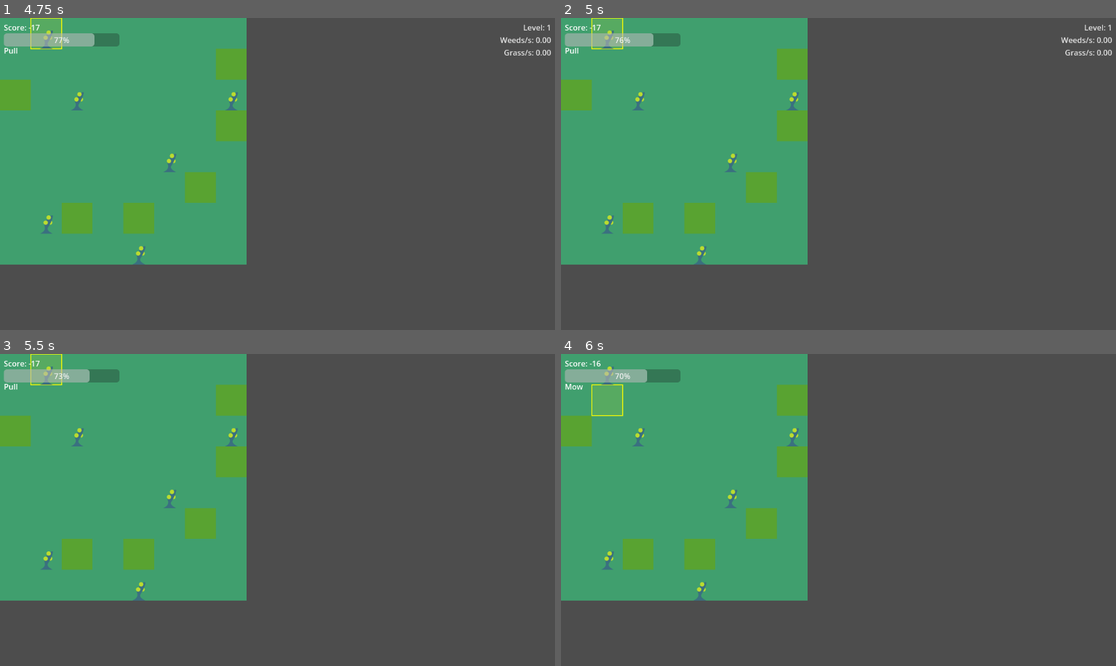
Above: before the commit, frames 1-4 (two rows, left to right).
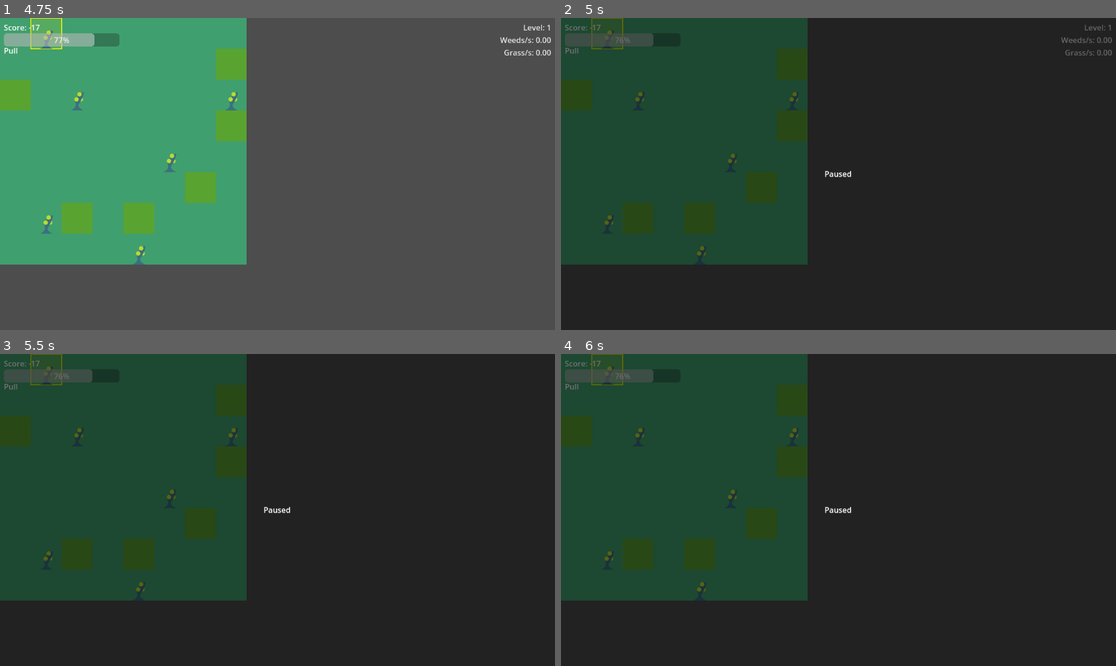
Above: after the commit, the same moments.

Repository: mcelroyian/lawndemonium
Game: Godot game, scene res://scenes/StartScreen.tscn
The game is run twice, just before and just after one commit, with the same random seed, the same clock (stepped at 60 frames per second) and the same inputs.
Inputs:
- Up to frame 1 (4.75 s): click "Start" at 0.5 s; tap Enter at 1.25, 2.75 s; hold D (move_right) 1.28-2.03 s; hold Space (action) 1.28-2.03 s; hold S (move_down) 2.03-2.78 s; tap Tab (toggle_action) at 2.1 s; hold D (move_right) 2.78-3.53 s; tap Ctrl at 2.85 s; tap Space (action) at 3.5, 3.6 s; hold W (move_up) 3.53-4.28 s; hold A (move_left) from 4.28 s (still down); hold Tab (toggle_action) from 4.28 s (still down)
- Up to frame 2 (5 s): keep holding A (move_left); keep holding Tab (toggle_action); tap Escape at 4.9 s
- Up to frame 3 (5.5 s): keep holding A (move_left); release Tab (toggle_action) at 5.03 s; tap Ctrl at 5.1 s
- Up to frame 4 (6 s): tap Enter at 5.75 s; release A (move_left) at 5.78 s; hold S (move_down) from 5.78 s (still down); hold Space (action) from 5.78 s (still down)

Frame 1 is identical in both runs. In frame 2, 100% of the frame differs, in the area x 0-100%, y 0-100%; in frame 3, 100%; in frame 4, 100%.

Commit message:
Add pause functionality with overlay and input handling

Diff:
--- a/scenes/Main.tscn
+++ b/scenes/Main.tscn
@@ -53,6 +53,31 @@
 offset_bottom = 8.0
 horizontal_alignment = 2
 
+[node name="PauseOverlay" type="ColorRect" parent="UI"]
+visible = false
+z_index = 100
+anchors_preset = 15
+anchor_right = 1.0
+anchor_bottom = 1.0
+grow_horizontal = 2
+grow_vertical = 2
+color = Color(0, 0, 0, 0.55)
+
+[node name="Center" type="CenterContainer" parent="UI/PauseOverlay"]
+layout_mode = 1
+anchors_preset = 15
+anchor_right = 1.0
+anchor_bottom = 1.0
+grow_horizontal = 2
+grow_vertical = 2
+
+[node name="PausedLabel" type="Label" parent="UI/PauseOverlay/Center"]
+layout_mode = 2
+size_flags_horizontal = 4
+text = "Paused"
+horizontal_alignment = 1
+vertical_alignment = 1
+
 [node name="SFX" type="AudioStreamPlayer" parent="."]
 
 [node name="TurnTimer" type="Timer" parent="."]
--- a/scripts/Main.gd
+++ b/scripts/Main.gd
@@ -9,6 +9,7 @@
 var time_remaining: float = 180.0
 var threshold: int = 5
 var game_over: bool = false
+var _paused: bool = false
 
 # Debug overlay state
 var debug_enabled: bool = false
@@ -18,6 +19,17 @@
 
 func _ready() -> void:
 	_ensure_input_map()
+	# Ensure this node still processes input while tree is paused (Godot 4)
+	process_mode = Node.PROCESS_MODE_ALWAYS
+	# Children should pause normally even if parent is ALWAYS
+	if board:
+		board.process_mode = Node.PROCESS_MODE_PAUSABLE
+	if player:
+		player.process_mode = Node.PROCESS_MODE_PAUSABLE
+	if turn_timer:
+		turn_timer.process_mode = Node.PROCESS_MODE_PAUSABLE
+	if ui:
+		ui.process_mode = Node.PROCESS_MODE_PAUSABLE
 	# Drive the timer by time, not actions
 	if turn_timer and not turn_timer.timeout.is_connected(_on_turn_timer_timeout):
 		turn_timer.timeout.connect(_on_turn_timer_timeout)
@@ -39,6 +51,7 @@
 
 func reset_game() -> void:
 	game_over = false
+	_set_paused(false)
 	time_remaining = total_time
 	# Configure and start the ticking timer
 	if turn_timer:
@@ -122,15 +135,20 @@
 
 func _input(event: InputEvent) -> void:
 	if event is InputEventKey and event.pressed and not event.echo:
+		# Pause/unpause with Escape
+		if event.keycode == KEY_ESCAPE:
+			_set_paused(not _paused)
+			return
 		# Toggle debug overlay with Ctrl
 		if event.keycode == KEY_CTRL:
 			debug_enabled = not debug_enabled
 			if ui.has_method("set_debug_visible"):
 				ui.set_debug_visible(debug_enabled)
+	# If paused, ignore other processing triggers here
 
 func _process(delta: float) -> void:
 	# Periodically refresh debug overlay
-	if not debug_enabled:
+	if _paused or not debug_enabled:
 		return
 	_debug_accum += delta
 	if _debug_accum >= 0.5:
@@ -187,6 +205,12 @@
 	var text := "Level: %s\nWeeds/s: %.2f\nGrass/s: %.2f" % [level_str, weeds_per_sec, grass_per_sec]
 	ui.set_debug_text(text)
 
+func _set_paused(v: bool) -> void:
+	_paused = v
+	get_tree().paused = v
+	if ui and ui.has_method("show_paused"):
+		ui.show_paused(v)
+
 # --- Input Map helpers ---
 
 func _ensure_input_map() -> void:
--- a/scripts/UI.gd
+++ b/scripts/UI.gd
@@ -7,6 +7,7 @@
 @onready var turn_label: Label = $TurnLabel
 @onready var restart_button: Button = $RestartButton
 @onready var debug_label: Label = $DebugLabel
+@onready var pause_overlay: ColorRect = $PauseOverlay
 
 func _ready() -> void:
     restart_button.pressed.connect(_on_restart)
@@ -15,6 +16,8 @@
     show_game_over(false, false)
     if debug_label:
         debug_label.visible = false
+    if pause_overlay:
+        pause_overlay.visible = false
 
 func set_score(v: int) -> void:
     score_label.text = "Score: %d" % v
@@ -40,3 +43,7 @@
 func set_debug_text(t: String) -> void:
     if debug_label:
         debug_label.text = t
+
+func show_paused(v: bool) -> void:
+    if pause_overlay:
+        pause_overlay.visible = v
